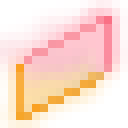
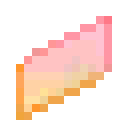
Before/after of a (128, 128) layered artwork. What changed in the layer stack:
removed group "Layer Group" (4 layers) (was 90%) over [0, 0, 128, 128]
removed layer "outline\" from group "Layer Group" over [16, 16, 112, 120]
removed layer "p" (was lighten) from group "Layer Group" over [0, 0, 128, 88]
removed layer "Pasted Layer" (was lighten) from group "Layer Group" over [0, 0, 128, 128]
renamed "Background" to "vespertine", moved it out of group "Layer Group", painted on it over [16, 16, 112, 120]
